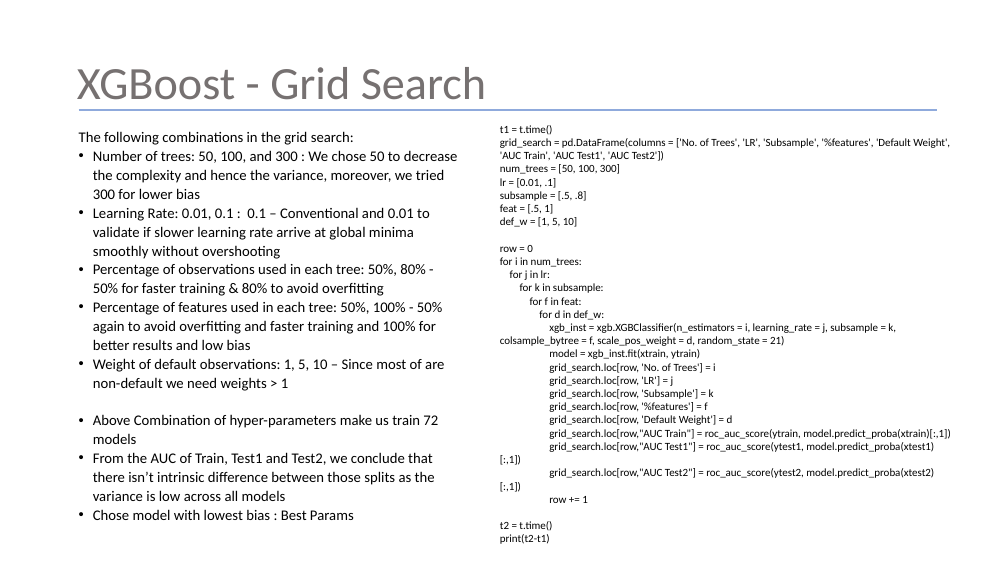
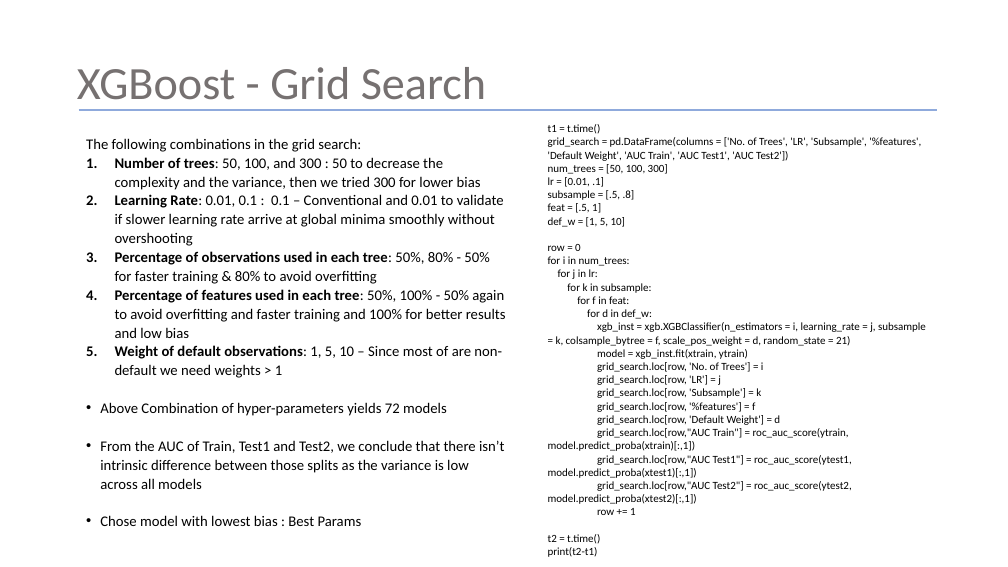
Before and after one commit to Shritej24c/Credit-Default-Pred, a slide deck: slide 8 of Credit Default Risk.pptx. Drawn at 1008x567 pixels with LibreOffice and Linux fonts; fonts in the diff are those of the drawing. Boxes give left, top, right and bottom in pixels: in the first picture for what was removed or moved away, otherwise in the second. Text is boxed around its words. In the diff, an @@ line names an element or a change of style, - is before the commit and + after.

```diff
--- a/Credit Default Risk.pptx
+++ b/Credit Default Risk.pptx
@@ text "t1 = t.time()" rewrapped from [500, 125, 950, 544] to [548, 124, 926, 557] @@
@@ text "The following combinations in the ...": place and size @@
-text "The following combinations in the ..." at [79, 131, 458, 520]
+text "The following combinations in the ..." at [86, 138, 506, 526]
@@ text at [115, 157, 481, 190]: text changed @@
-• Number of trees: 50, 100, and 300 : We chose 50 to decrease the complexity and hence the variance, moreover, we tried 300 for lower bias
+1. Number of trees: 50, 100, and 300 : 50 to decrease the complexity and the variance, then we tried 300 for lower bias
@@ text at [115, 194, 506, 378]: bold on in "Learning Rate:", "Percentage of observations used in each tree:", "Percentage of features used in each tree:", "Weight of default observations:"; bullet • to 1. @@
@@ text at [100, 402, 447, 416]: text changed @@
-• Above Combination of hyper-parameters make us train 72 models
+• Above Combination of hyper-parameters yields 72 models
```
Also in this commit, not shown: 13 other slides changed.
